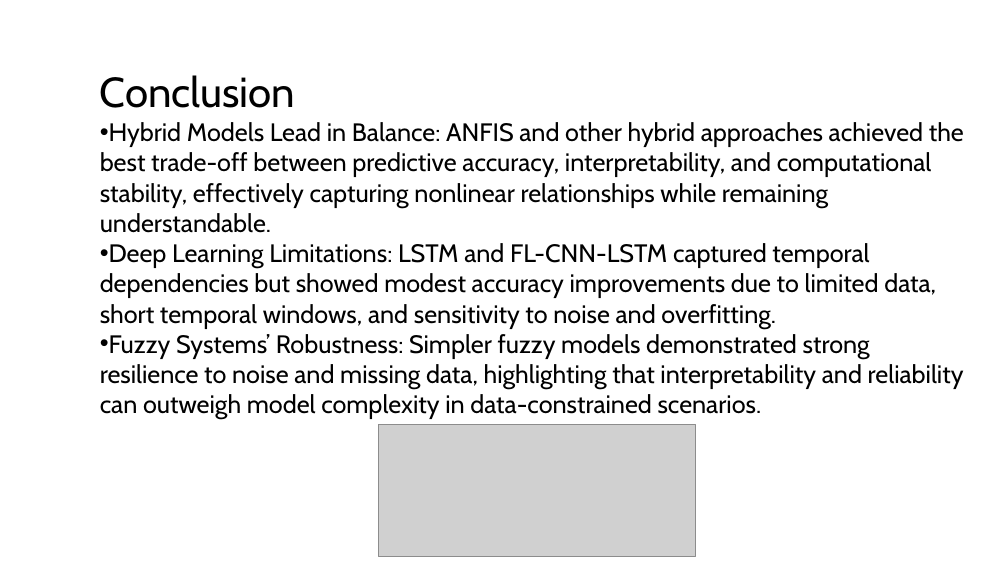
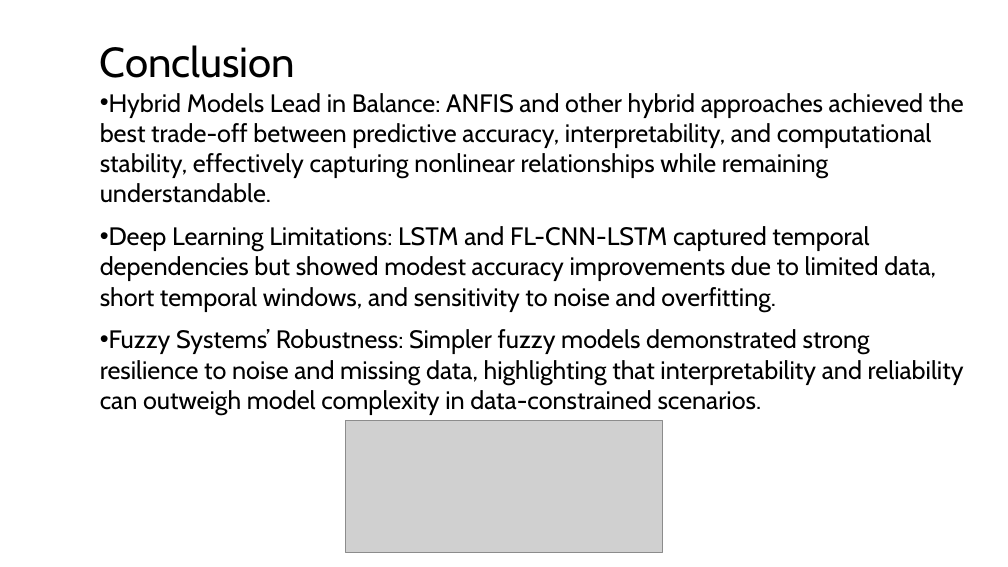
Before and after one commit to Afonso-Duarte/Intelligent-Systems-Project, a slide deck: slide 14 of Project/Presentation.pptx. Drawn at 1008x567 pixels with LibreOffice and Linux fonts; fonts in the diff are those of the drawing; grey boxes stand for pictures. Boxes give left, top, right and bottom in pixels: in the first picture for what was removed or moved away, otherwise in the second. Text is boxed around its words. In the diff, an @@ line names an element or a change of style, - is before the commit and + after.

```diff
--- a/Project/Presentation.pptx
+++ b/Project/Presentation.pptx
@@ title "Conclusion": place and size @@
-title "Conclusion" at box(100, 75, 295, 108)
+title "Conclusion" at box(100, 45, 295, 78)
@@ text "Hybrid Models Lead in Balance: ...": place and size @@
-text "Hybrid Models Lead in Balance: ..." at box(100, 122, 964, 419)
+text "Hybrid Models Lead in Balance: ..." at box(100, 93, 964, 415)
@@ text "Hybrid Models Lead in Balance: ..." at box(100, 93, 964, 415): more space between paragraphs @@
@@ picture: place and size @@
-picture at box(378, 424, 696, 557)
+picture at box(346, 420, 663, 553)
```
Also in this commit, not shown: 10 other slides changed.
